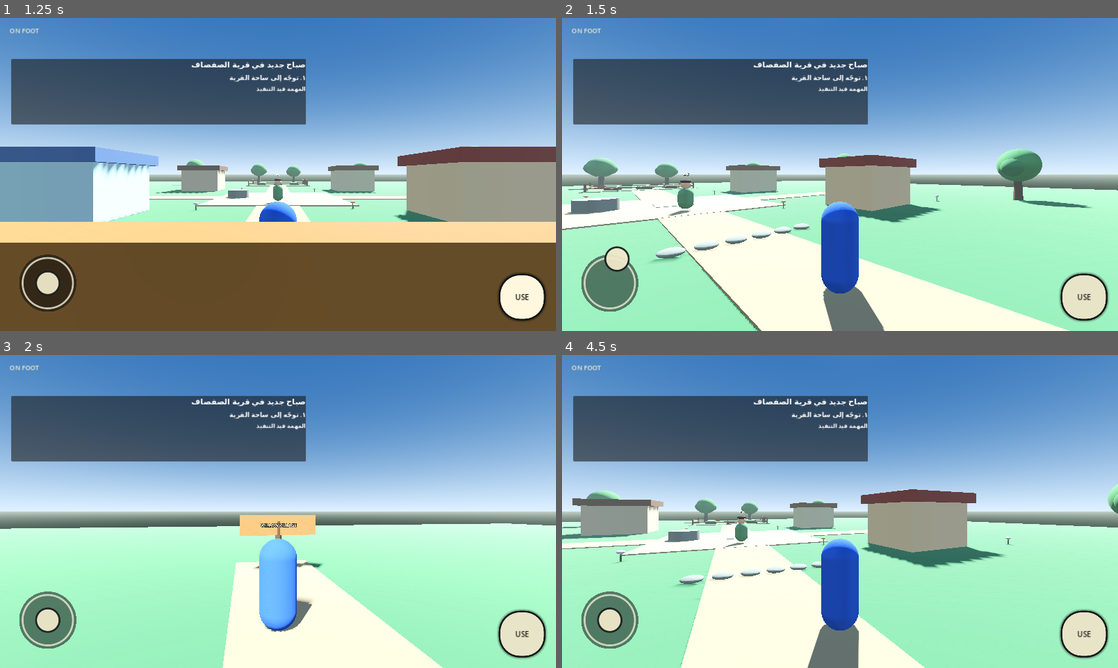
Above: before the commit, frames 1-4 (two rows, left to right).
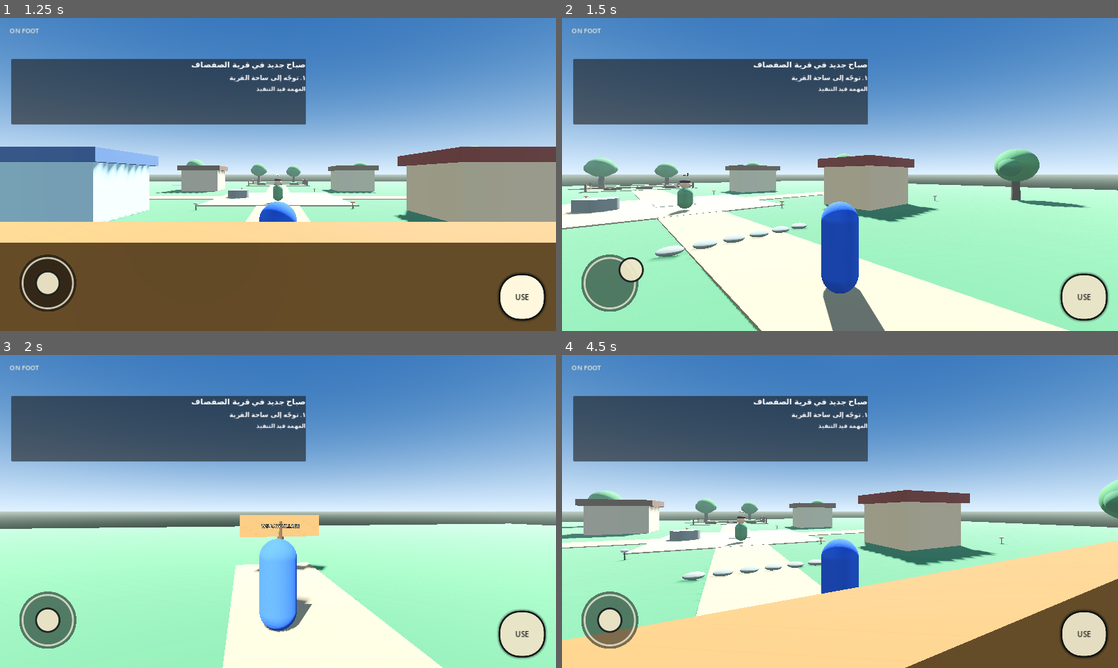
Above: after the commit, the same moments.

Repository: dzdfast-art/GTA-GHIBLI
Game: Godot game, scene res://main.tscn
Same seed, same stepped clock (60 frames per second), same inputs: the game is played once before the commit and once after it.
Inputs (mouse positions are in pixels of both pictures, inside the frame that each line leads up to):
- Up to frame 1 (1.25 s): click "USE" at 0.5 s
- Up to frame 2 (1.5 s): tap Enter at 1.25 s; drag from (612, 284) to (895, 105) at 1.27 s
- Up to frame 3 (2 s): no input
- Up to frame 4 (4.5 s): drag from (728, 527) to (812, 574) at 2.02 s; tap Space at 2.75 s; move the mouse to (895, 442) at 2.77 s; hold Right (ui_right) 2.78-3.5 s; tap E (interact) at 2.85, 4.35 s; click (895, 442) at 2.92 s; drag from (812, 574) to (673, 464) at 3.52 s; tap Enter at 4.25 s; move the mouse to (1006, 558) at 4.27 s; hold Left (ui_left) from 4.28 s (still down); click (1006, 558) at 4.42 s

Frame 1 is identical in both runs. In frame 2, 1.8% of the frame differs, in the area x 0-96%, y 41-100%; in frame 3, 0.5%; in frame 4, 26%, in the area x 0-100%, y 39-100%.

Commit message:
Capture joystick touch globally and isolate it from camera input

Diff:
--- a/scripts/ui/virtual_joystick.gd
+++ b/scripts/ui/virtual_joystick.gd
@@ -1,9 +1,11 @@
 extends Control
 
-## Analog touch joystick. Emits a normalized vector while held.
+## Analog joystick that captures one finger globally, so dragging remains
+## reliable even when the finger moves outside the visual knob.
 signal vector_changed(value: Vector2)
 
-var _finger_active := false
+var _finger_index := -1
+var _mouse_active := false
 var _knob_vector := Vector2.ZERO
 var _radius := 58.0
 var _deadzone := 0.16
@@ -12,38 +14,44 @@
 func _ready() -> void:
 	custom_minimum_size = Vector2(176.0, 176.0)
 	mouse_filter = Control.MOUSE_FILTER_STOP
+	set_process_input(true)
 	queue_redraw()
 
 
-func _gui_input(event: InputEvent) -> void:
-	# Convert viewport touch coordinates into this Control's local space.
-	var local_event := make_input_local(event)
-	if local_event is InputEventScreenTouch:
-		if local_event.pressed:
-			_finger_active = true
-			_update_from_position(local_event.position)
-			accept_event()
+func _input(event: InputEvent) -> void:
+	if event is InputEventScreenTouch:
+		if event.pressed:
+			if _finger_index == -1 and get_global_rect().has_point(event.position):
+				_finger_index = event.index
+				_update_from_viewport_position(event.position)
+				get_viewport().set_input_as_handled()
+		elif event.index == _finger_index:
+			_finger_index = -1
+			_reset_stick()
+			get_viewport().set_input_as_handled()
+
+	elif event is InputEventScreenDrag and event.index == _finger_index:
+		_update_from_viewport_position(event.position)
+		get_viewport().set_input_as_handled()
+
+	elif event is InputEventMouseButton and event.button_index == MOUSE_BUTTON_LEFT:
+		if event.pressed:
+			if not _mouse_active and get_global_rect().has_point(event.position):
+				_mouse_active = true
+				_update_from_viewport_position(event.position)
 		else:
-			_reset_stick()
-			accept_event()
-	elif local_event is InputEventScreenDrag and _finger_active:
-		_update_from_position(local_event.position)
-		accept_event()
-	elif local_event is InputEventMouseButton and local_event.button_index == MOUSE_BUTTON_LEFT:
-		if local_event.pressed:
-			_finger_active = true
-			_update_from_position(local_event.position)
-		else:
-			_reset_stick()
-		accept_event()
-	elif local_event is InputEventMouseMotion and _finger_active:
-		_update_from_position(local_event.position)
-		accept_event()
+			if _mouse_active:
+				_mouse_active = false
+				_reset_stick()
+
+	elif event is InputEventMouseMotion and _mouse_active:
+		_update_from_viewport_position(event.position)
 
 
-func _update_from_position(position: Vector2) -> void:
+func _update_from_viewport_position(viewport_position: Vector2) -> void:
+	var local_position := get_global_transform_with_canvas().affine_inverse() * viewport_position
 	var center := size * 0.5
-	var offset := position - center
+	var offset := local_position - center
 	_knob_vector = offset.limit_length(_radius) / _radius
 	if _knob_vector.length() < _deadzone:
 		_knob_vector = Vector2.ZERO
@@ -52,7 +60,6 @@
 
 
 func _reset_stick() -> void:
-	_finger_active = false
 	_knob_vector = Vector2.ZERO
 	vector_changed.emit(Vector2.ZERO)
 	queue_redraw()
